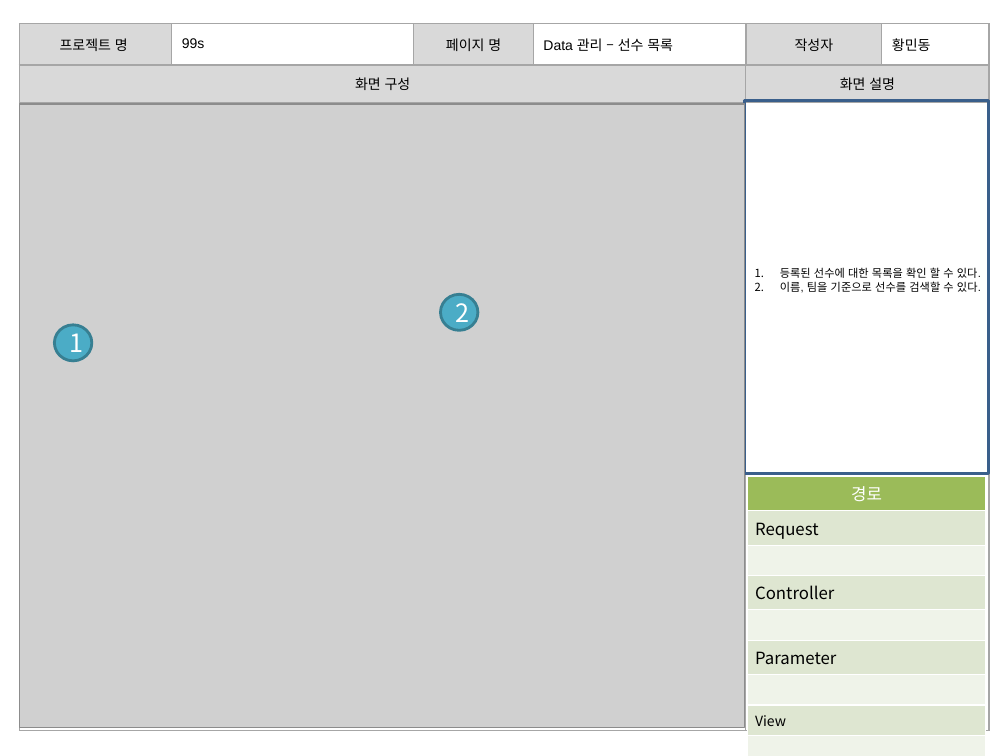
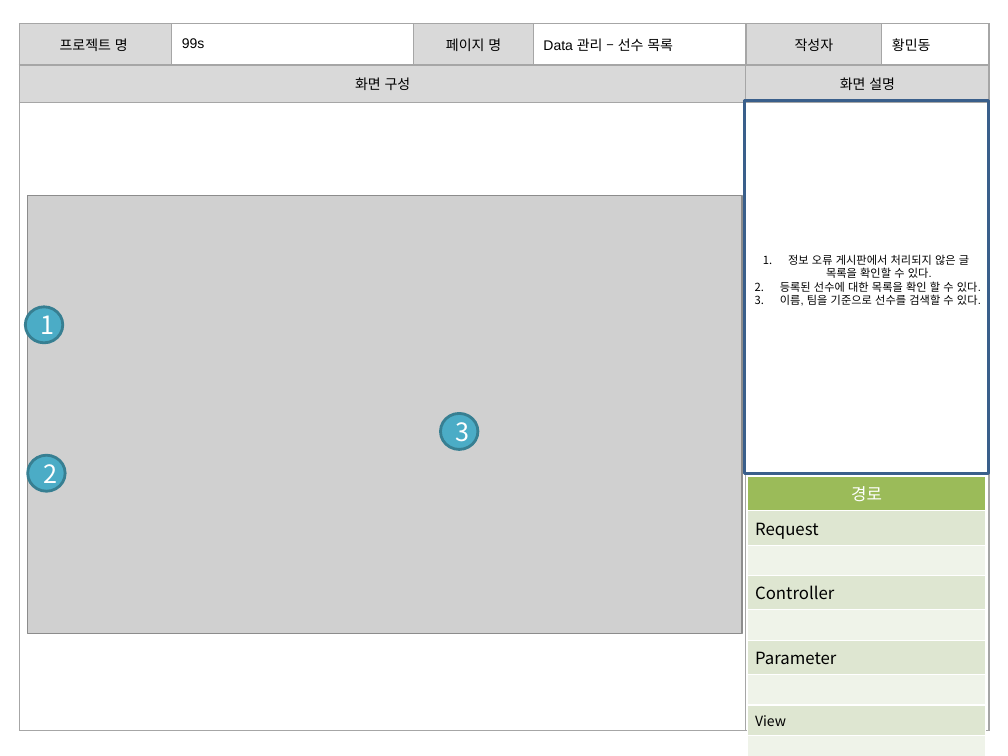
Before and after one commit to banana1531/ggs, a slide deck: slide 12 of doc/0.공용폴더/07 스토리보드/스토리보드 - 관리자 페이지.pptx (slide 13 before the commit). Drawn at 1008x756 pixels with LibreOffice and Linux fonts; fonts in the diff are those of the drawing; grey boxes stand for pictures. Boxes give left, top, right and bottom in pixels: in the first picture for what was removed or moved away, otherwise in the second. Text is boxed around its words. In the diff, an @@ line names an element or a change of style, - is before the commit and + after.

```diff
--- a/doc/0.공용폴더/07 스토리보드/스토리보드 - 관리자 페이지.pptx
+++ b/doc/0.공용폴더/07 스토리보드/스토리보드 - 관리자 페이지.pptx
@@ picture: place and size @@
-picture at [20,104,745,727]
+picture at [28,196,743,634]
@@ text in rectangle at [788,254,969,278]: paragraph added @@
+1. 정보 오류 게시판에서 처리되지 않은 글 목록을 확인할 수 있다.
@@ ellipse "1": place and size @@
-ellipse "1" at [54,325,92,361]
+ellipse "1" at [25,306,62,343]
@@ ellipse added at [440,413,478,450], fill #4BACC6, outline #377F92 2 pt, 18 pt, text #FFFFFF @@
+3
@@ ellipse "2": place and size @@
-ellipse "2" at [440,294,478,331]
+ellipse "2" at [28,456,66,492]
```
Also in this commit, not shown: 11 other slides changed, 1 slide removed.
